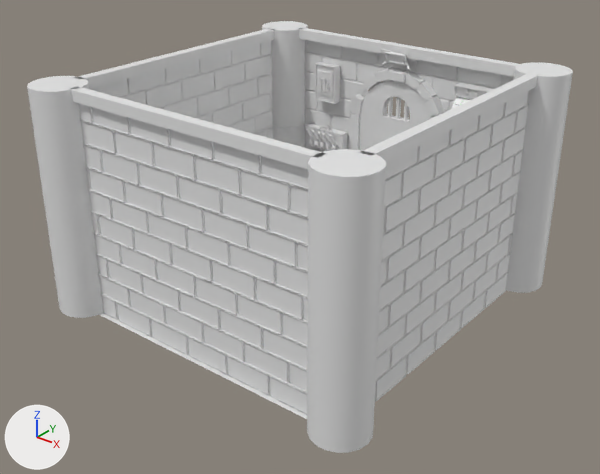
The FBX model Assets/Room-base_v1-pivotfix.FBX, before and after one commit.
The view is the same before and after, from a 50 mm camera at (4.39, -5.6, 4.05) aimed at (0.07, -0.19, 0.69). Arrows for +X, +Y and +Z are at lower left; the lights stay in place. Where no turn or scale is listed for an object, it has been applied to the vertices. Vertices at the same position are counted once.
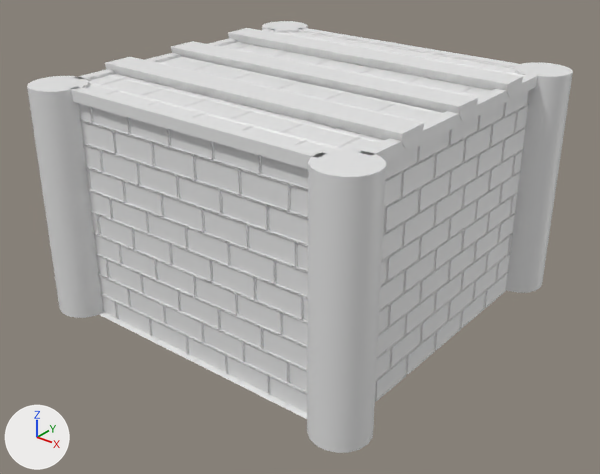
Location of each change, (x1, y1, x2, y2) in pixels of the pictures (600 x 474 px):
'Plane006', added
    after: (86, 32, 523, 152)
'Cylinder058', reshaped, moved, turned, rescaled (not visible before)
    after: (105, 57, 424, 149)
'Cylinder057', reshaped, moved, turned, rescaled (not visible before)
    after: (171, 41, 478, 121)
'Cylinder059', added
    after: (228, 28, 523, 98)
'Plane001', reshaped
    before: (99, 313, 307, 419)
    after: (99, 312, 307, 419)
'Box003', deleted
    before: (350, 113, 360, 150)
'Box009', deleted
    before: (416, 81, 437, 101)
'Box008', deleted
    before: (425, 96, 444, 116)
'Box010', deleted
    before: (404, 71, 425, 90)
'Box013', deleted
    before: (362, 73, 380, 90)
'Box014', deleted
    before: (375, 68, 393, 82)
'Box012', deleted
    before: (347, 94, 362, 114)
'Cylinder017', deleted
    before: (395, 97, 401, 119)
'Cylinder018', deleted
    before: (387, 97, 393, 117)
'Box006', deleted
    before: (352, 96, 365, 115)
'Cylinder019', deleted
    before: (404, 102, 409, 121)
'Box061', deleted
    before: (380, 48, 392, 52)
'Box063', deleted
    before: (406, 61, 410, 70)
'Box005', deleted
    before: (431, 113, 442, 118)
part 1 of me_mesh_057, built on
    before: (360, 80, 431, 127)
part 3 of me_mesh, added
    after: (99, 312, 307, 419)
'Wall3', unchanged, covered by the edit
    before: (90, 40, 273, 139)
'Wall4', unchanged, covered by the edit
    before: (305, 40, 514, 152)
'Cylinder002', unchanged, covered by the edit
    before: (262, 21, 308, 148)
    after: (262, 21, 308, 33)
'Box023', unchanged, covered by the edit
    before: (74, 29, 274, 89)
    after: (78, 29, 274, 81)

The change, as a diff of the scene's bpy script:
```diff
--- a/Assets/Room-base_v1-pivotfix.FBX.py
+++ b/Assets/Room-base_v1-pivotfix.FBX.py
@@ me_mesh_126 @@
 # used by ob_cylinder058; location = (-0.9, 1.501, 1.115); rotation_euler = (0.698, 0.0, -1.571), in degrees (40, 0, -90); scale = (0.01, 0.01, 0.01)
-me_mesh_126.from_pydata(...)  # 18 vertices, 32 faces; spans x -0.76..0.76, y -0.76..0.76, z 0.0..5.0
+me_mesh_126.from_pydata(...)  # 16 vertices, 10 faces; spans x 0.0..15.0, y -15.0..15.0, z 0.0..311.39
+# me_mesh_126 part 4
+# 17 vertices are removed from x -0.76..0.76, y -0.76..0.76, z 0.0..5.0
+# 32 faces are deleted
+# 7 vertices are added at x 0.0..15.0, y -15.0..15.0, z 0.0
+# 8 new vertices lie (0.0, 0.0, 311.39) away from vertices in x 0.0..15.0, y -15.0..15.0, z 0.0
+# 10 new faces join them
@@ me_mesh_125 @@
 # used by ob_cylinder057; location = (-0.9, 1.501, 1.115); rotation_euler = (0.698, 0.0, 1.571), in degrees (40, 0, 90); scale = (0.01, 0.01, 0.01)
-me_mesh_125.from_pydata(...)  # 18 vertices, 32 faces; spans x -0.76..0.76, y -0.76..0.76, z 0.0..5.0
+me_mesh_125.from_pydata(...)  # 16 vertices, 10 faces; spans x 0.0..15.0, y -15.0..15.0, z 0.0..311.39
+# me_mesh_125 part 5
+# 17 vertices are removed from x -0.76..0.76, y -0.76..0.76, z 0.0..5.0
+# 32 faces are deleted
+# 7 vertices are added at x 0.0..15.0, y -15.0..15.0, z 0.0
+# 8 new vertices lie (0.0, 0.0, 311.39) away from vertices in x 0.0..15.0, y -15.0..15.0, z 0.0
+# 10 new faces join them
@@ me_mesh @@
-me_mesh.from_pydata(...)  # 4 vertices, 1 face; spans x -1.5..1.5, y -1.55..1.55, z 0.0
+me_mesh.from_pydata(...)  # 538 vertices, 1040 faces; spans x -1.5..1.5, y -1.55..1.55, z 0.0..0.01
+# me_mesh part 3: 534 vertices added at x -1.5..1.5, y -1.55..1.55, z 0.0..0.01
@@ me_mesh_057 @@
-me_mesh_057.from_pydata(...)  # 46 vertices, 92 faces; spans x -0.45..0.45, y -0.08..0.0, z -1.35..0.45
+me_mesh_057.from_pydata(...)  # 780 vertices, 1456 faces; spans x -0.45..0.45, y -0.14..0.0, z -1.35..0.47
+# me_mesh_057 part 1: 38 vertices removed from x -0.43..0.43, y -0.08..0.0, z 0.05..0.45; 84 vertices added at x -0.43..0.43, y -0.08..0.0, z -1.32..0.47
+# me_mesh_057 part 2: the surface is now shaded smooth
@@ me_mesh_134 @@
+me_mesh_134.from_pydata([(0.0, 0.0, 0.0), (0.0, 0.15, 0.0), (0.0, 0.13, -0.07), (0.0, 0.07, -0.13), (0.0, 0.0, -0.15), (0.0, -0.07, -0.13), (0.0, -0.13, -0.07), (0.0, -0.15, 0.0), (-3.11, 0.0, 0.0), (-3.11, 0.15, 0.0), (-3.11, 0.13, -0.08), (-3.11, 0.07, -0.13), (-3.11, 0.0, -0.15), (-3.11, -0.08, -0.13), (-3.11, -0.13, -0.08), (-3.11, -0.15, 0.0)], [], [(0, 7, 6, 5, 4, 3, 2, 1), (0, 1, 9, 8), (1, 2, 10, 9), (2, 3, 11, 10), (3, 4, 12, 11), (4, 5, 13, 12), (5, 6, 14, 13), (6, 7, 15, 14), (7, 0, 8, 15), (8, 9, 10, 11, 12, 13, 14, 15)])
@@ ob_box003 @@
-ob_box003 = bpy.data.objects.new('Box003', me_mesh_004)
@@ ob_box005 @@
-ob_box005 = bpy.data.objects.new('Box005', me_mesh_006)
@@ ob_cylinder018 @@
-ob_cylinder018 = bpy.data.objects.new('Cylinder018', me_mesh_060)
@@ ob_box063 @@
-ob_box063 = bpy.data.objects.new('Box063', me_mesh_131)
@@ ob_cylinder019 @@
-ob_cylinder019 = bpy.data.objects.new('Cylinder019', me_mesh_061)
@@ ob_box013 @@
-ob_box013 = bpy.data.objects.new('Box013', me_mesh_013)
@@ ob_cylinder058 @@
 ob_cylinder058 = bpy.data.objects.new('Cylinder058', me_mesh_126)
-ob_cylinder058.location = (-0.9, 1.501, 1.115)
-ob_cylinder058.rotation_euler = (0.698, 0.0, -1.571)  # degrees (40, 0, -90)
-ob_cylinder058.scale = (0.01, 0.01, 0.01)
+ob_cylinder058.parent = ob_roof
+ob_cylinder058.location = (155.7, -80.0, 7.477)
+ob_cylinder058.rotation_euler = (3.142, 1.571, 0.0)  # degrees (180, 90, 0)
@@ ob_cylinder057 @@
 ob_cylinder057 = bpy.data.objects.new('Cylinder057', me_mesh_125)
-ob_cylinder057.location = (-0.9, 1.501, 1.115)
-ob_cylinder057.rotation_euler = (0.698, 0.0, 1.571)  # degrees (40, 0, 90)
-ob_cylinder057.scale = (0.01, 0.01, 0.01)
+ob_cylinder057.parent = ob_roof
+ob_cylinder057.location = (155.7, -0.0000153, 7.477)
+ob_cylinder057.rotation_euler = (3.142, 1.571, 0.0)  # degrees (180, 90, 0)
@@ ob_box006 @@
-ob_box006 = bpy.data.objects.new('Box006', me_mesh_007)
@@ ob_box061 @@
-ob_box061 = bpy.data.objects.new('Box061', me_mesh_129)
@@ ob_cylinder017 @@
-ob_cylinder017 = bpy.data.objects.new('Cylinder017', me_mesh_059)
@@ ob_box009 @@
-ob_box009 = bpy.data.objects.new('Box009', me_mesh_010)
@@ ob_box010 @@
-ob_box010 = bpy.data.objects.new('Box010', me_mesh_011)
@@ ob_box008 @@
-ob_box008 = bpy.data.objects.new('Box008', me_mesh_009)
@@ ob_box014 @@
-ob_box014 = bpy.data.objects.new('Box014', me_mesh_014)
@@ ob_box012 @@
-ob_box012 = bpy.data.objects.new('Box012', me_mesh_012)
@@ ob_box062 @@
-ob_box062 = bpy.data.objects.new('Box062', me_mesh_130)
@@ ob_roof @@
+ob_roof = bpy.data.objects.new('Roof', None)
+ob_roof.location = (-0.00073, 0.0, 2.134)
+ob_roof.scale = (0.01, 0.01, 0.01)
@@ ob_cylinder059 @@
+ob_cylinder059 = bpy.data.objects.new('Cylinder059', me_mesh_134)
+ob_cylinder059.location = (1.556, 0.8, 2.209)
@@ ob_plane006 @@
+ob_plane006 = bpy.data.objects.new('Plane006', me_mesh_132)  # 538 vertices, 1040 faces; spans x -1.5..1.5, y -1.55..1.55, z -0.01..0.0
+ob_plane006.location = (0.0, 0.0, 2.134)
```
